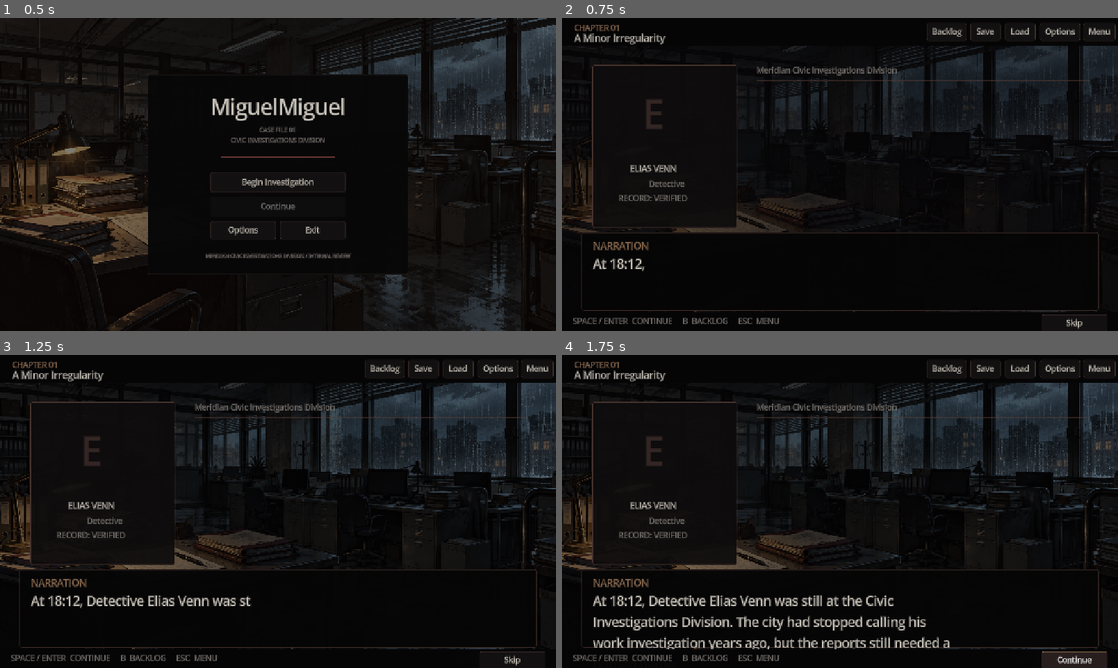
Above: before the commit, frames 1-4 (two rows, left to right).
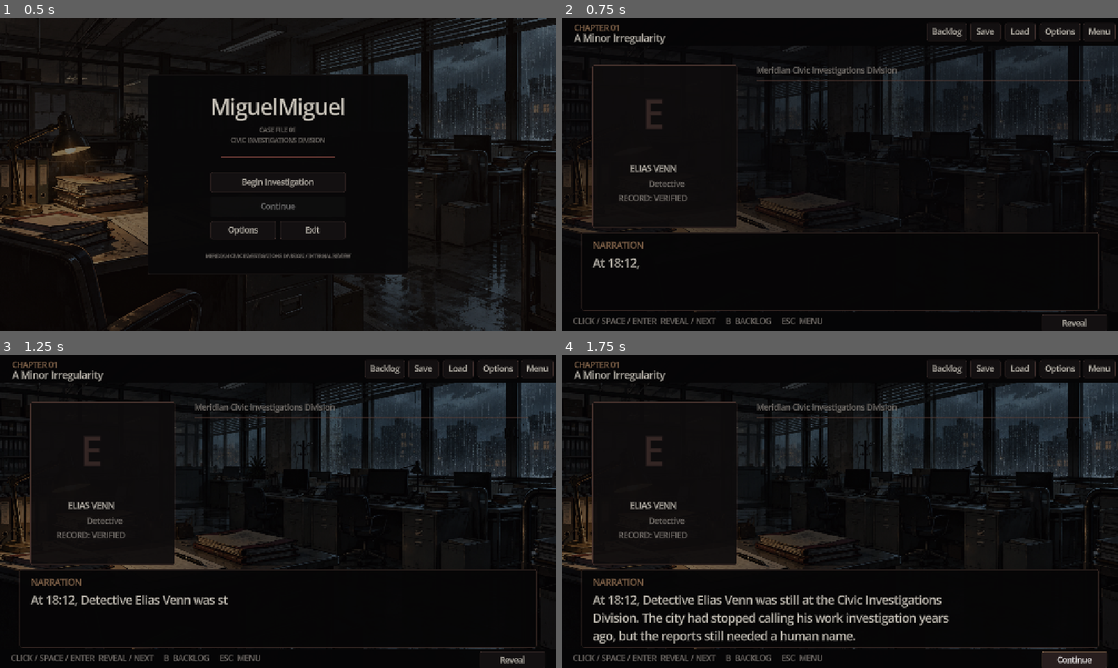
Above: after the commit, the same moments.

Repository: abckids1202/MiguelMiguel
Game: Godot game, scene res://scenes/main.tscn
Two runs of this game, one before a commit and one after it. Both use one fixed random seed, a clock stepped at 60 frames per second and the inputs below.
Inputs:
- Up to frame 1 (0.5 s): no input
- Up to frame 2 (0.75 s): click "Begin Investigation" at 0.5 s
- Up to frame 3 (1.25 s): no input
- Up to frame 4 (1.75 s): click "Skip" (after the commit: "Reveal") at 1.25 s

Frame 1 is identical in both runs. In frame 2, 1.0% of the frame differs, in the area x 2-95%, y 71-100%; in frame 3, 1.7%; in frame 4, 5.5%, in the area x 2-70%, y 71-98%.

Commit message:
Refine dialogue reveal input and typography

Diff:
--- a/scripts/main.gd
+++ b/scripts/main.gd
@@ -87,8 +87,10 @@
 }
 
 func _ready() -> void:
-    body_font = _system_font(["Georgia", "Cambria", "Times New Roman"])
-    ui_font = _system_font(["Segoe UI", "Arial"])
+    # A compact literary serif gives the dialogue a period-record feeling while
+    # keeping the letter shapes familiar and easy to read.
+    body_font = _system_font(["Palatino Linotype", "Book Antiqua", "Georgia", "Cambria"])
+    ui_font = _system_font(["Aptos", "Segoe UI", "Arial"])
     _build_ui()
     _build_story()
     _show_title()
@@ -316,19 +318,21 @@
     dialogue_panel.add_theme_stylebox_override("panel", _box(Color(0.024, 0.022, 0.025, 0.98), 4, Color(0.26, 0.19, 0.17), 1))
     game_layer.add_child(dialogue_panel)
 
-    speaker_label = _label(dialogue_panel, "NARRATION", 22, palette.gold)
+    speaker_label = _label(dialogue_panel, "NARRATION", 20, palette.gold)
     speaker_label.position = Vector2(26, 16)
     speaker_label.size = Vector2(850, 30)
 
-    dialogue_label = _label(dialogue_panel, "", 29, palette.ink)
+    dialogue_label = _label(dialogue_panel, "", 26, palette.ink)
     dialogue_label.position = Vector2(26, 53)
     dialogue_label.size = Vector2(850, 112)
     dialogue_label.autowrap_mode = TextServer.AUTOWRAP_WORD_SMART
     dialogue_label.vertical_alignment = VERTICAL_ALIGNMENT_TOP
-    dialogue_label.add_theme_constant_override("line_spacing", 8)
+    dialogue_label.add_theme_constant_override("line_spacing", 5)
+    dialogue_label.add_theme_constant_override("outline_size", 2)
+    dialogue_label.add_theme_color_override("font_outline_color", Color(0.01, 0.009, 0.012, 0.90))
     self.dialogue_label = dialogue_label
 
-    choice_prompt = _label(dialogue_panel, "", 21, palette.ink)
+    choice_prompt = _label(dialogue_panel, "", 20, palette.ink)
     choice_prompt.position = Vector2(26, 53)
     choice_prompt.size = Vector2(850, 70)
     choice_prompt.autowrap_mode = TextServer.AUTOWRAP_WORD_SMART
@@ -349,7 +353,7 @@
     footer.add_theme_stylebox_override("panel", _box(Color(0.022, 0.020, 0.023, 0.98), 0))
     game_layer.add_child(footer)
 
-    status_label = _label(footer, "SPACE / ENTER  CONTINUE     B  BACKLOG     ESC  MENU", 18, palette.muted)
+    status_label = _label(footer, "CLICK / SPACE / ENTER  REVEAL / NEXT     B  BACKLOG     ESC  MENU", 18, palette.muted)
     status_label.position = Vector2(25, 8)
     status_label.size = Vector2(700, 30)
 
@@ -562,7 +566,7 @@
     typed_characters = 0
     type_accumulator = 0.0
     is_typing = true
-    continue_button.text = "Skip"
+    continue_button.text = "Reveal"
     var entry := "[color=#c5a36b]" + speaker_label.text + "[/color]\n" + full_text
     if full_text.length() > 0 and (backlog.is_empty() or backlog.back() != entry):
         backlog.append(entry)
@@ -610,16 +614,21 @@
     if mode != "game" or overlay.visible:
         return
     if is_typing:
-        is_typing = false
-        typed_characters = full_text.length()
-        dialogue_label.text = full_text
-        continue_button.text = "Continue"
+        _finish_typing()
         return
     var next_id := str(current_node.get("next", ""))
     if current_node.get("ending", false):
         _show_profile()
     elif not next_id.is_empty():
         _show_node(next_id)
+
+func _finish_typing() -> void:
+    """Reveal the current line; a later press advances to the next node."""
+    is_typing = false
+    type_accumulator = 0.0
+    typed_characters = full_text.length()
+    dialogue_label.text = full_text
+    continue_button.text = "Continue"
 
 func _show_status(message: String) -> void:
     status_label.text = message
